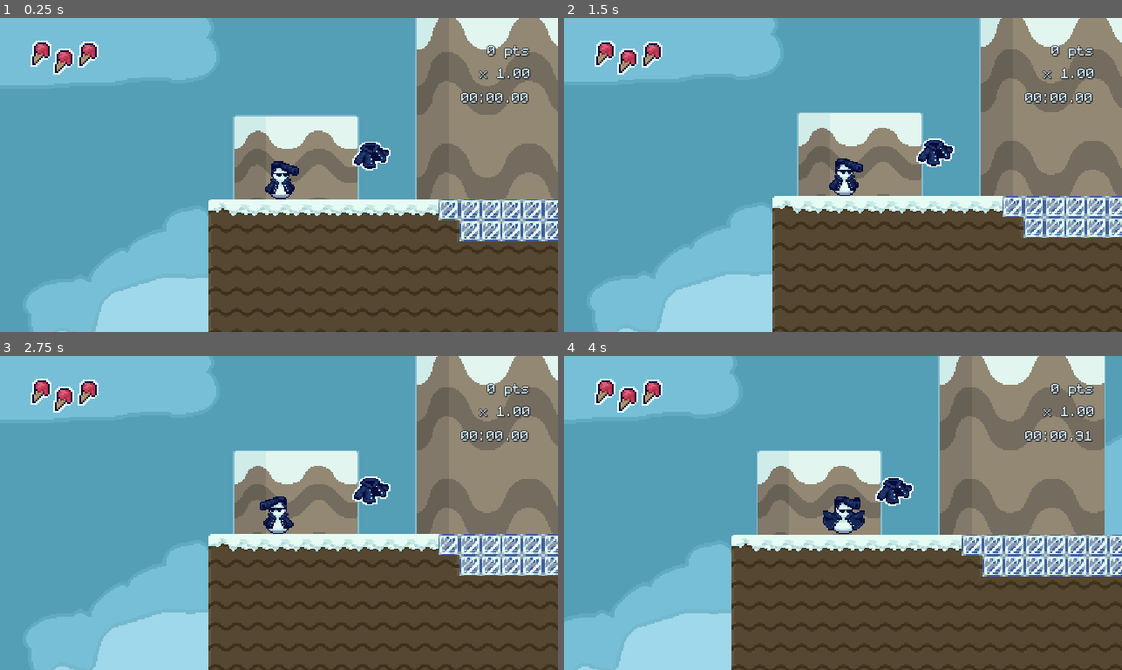
Above: before the commit, frames 1-4 (two rows, left to right).
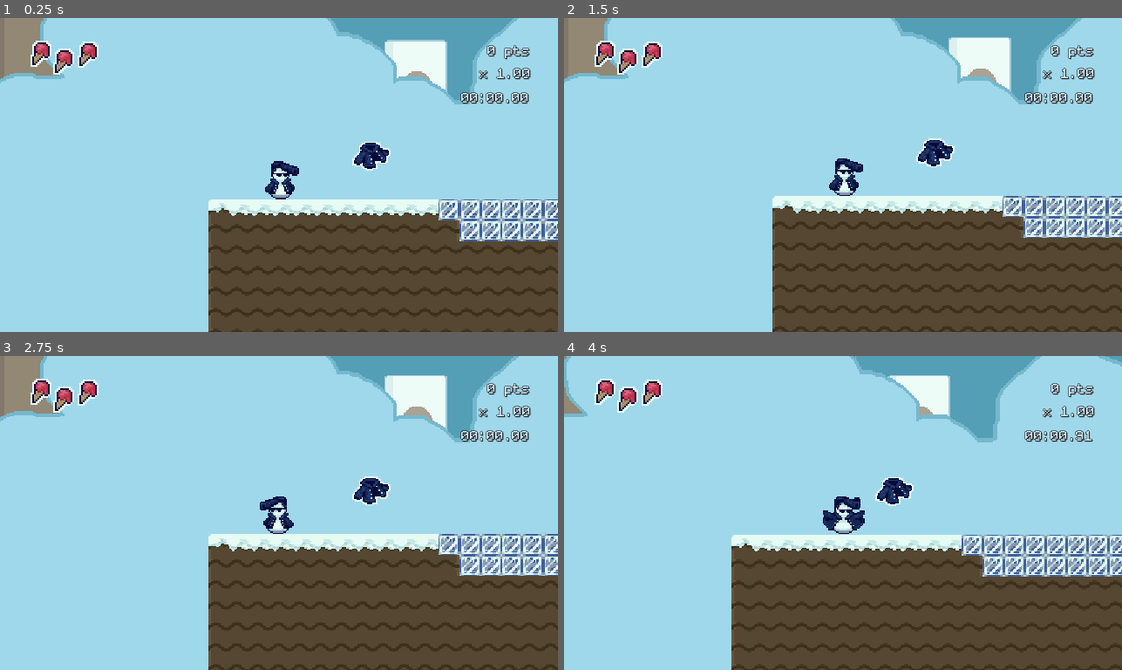
Above: after the commit, the same moments.

Repository: streebree/slickmode
Game: Godot game, scene res://scenes/areas/area3.tscn
Same seed, same stepped clock (60 frames per second), same inputs: the game is played once before the commit and once after it. This scene is started directly instead of the project's main scene.
Inputs (mouse positions are in pixels of both pictures, inside the frame that each line leads up to):
- Up to frame 1 (0.25 s): no input
- Up to frame 2 (1.5 s): tap Enter (start) at 0.5, 0.6 s; move the mouse to (965, 159) at 0.52 s; hold Right (ui_right) from 0.53 s (still down); click (965, 159) at 0.67 s; tap Z (double_jump) at 0.77 s; move the mouse to (731, 190) at 1.27 s; tap Shift (run) at 1.35 s
- Up to frame 3 (2.75 s): tap Z (double_jump) at 1.52 s; tap Enter (start) at 1.55, 2.1 s; move the mouse to (334, 443) at 2.02 s; release Right (ui_right) at 2.03 s; hold Left (ui_left) from 2.03 s (still down)
- Up to frame 4 (4 s): tap Space (ui_accept) at 2.75 s; move the mouse to (815, 575) at 2.77 s; release Left (ui_left) at 2.78 s; hold Right (ui_right) from 2.78 s (still down); tap F at 2.85 s; click (815, 575) at 2.92 s; tap Z (double_jump) at 3.02, 3.77 s; tap Enter (start) at 3.05, 3.6 s; move the mouse to (1010, 560) at 3.52 s

The runs differ from the first frame. In frame 1, 67% of the frame differs, in the area x 0-100%, y 0-100%; in frame 2, 66%; in frame 3, 66%; in frame 4, 63%.

Commit message:
Make him blink

Diff:
--- a/slick-game/scenes/areas/area3.tscn
+++ b/slick-game/scenes/areas/area3.tscn
@@ -250,6 +250,7 @@
 
 [node name="Middle" type="Parallax2D" parent="." unique_id=1511427124]
 z_index = -2
+scroll_scale = Vector2(0.5, 0)
 scroll_offset = Vector2(0, -32.7)
 repeat_size = Vector2(640, 0)
 repeat_times = 14
@@ -260,6 +261,7 @@
 
 [node name="Foreground" type="Parallax2D" parent="." unique_id=463207900]
 z_index = -1
+scroll_scale = Vector2(0.7, 0)
 scroll_offset = Vector2(0, -52.395)
 repeat_size = Vector2(640, 0)
 repeat_times = 11
@@ -269,6 +271,7 @@
 
 [node name="Foreground2" type="Parallax2D" parent="." unique_id=961184668]
 z_index = -1
+scroll_scale = Vector2(1, 0)
 repeat_size = Vector2(640, 0)
 repeat_times = 13
 
--- a/slick-game/scenes/areas/title_screen.tscn
+++ b/slick-game/scenes/areas/title_screen.tscn
@@ -10,6 +10,9 @@
 [ext_resource type="Script" uid="uid://bpnshjkr3kl6c" path="res://scenes/areas/title_screen_camera.gd" id="8_40twv"]
 [ext_resource type="FontFile" uid="uid://cm7k3bq0r3j0a" path="res://assets/monogram.ttf" id="8_mfb7h"]
 [ext_resource type="Texture2D" uid="uid://o0djwg5f6kfi" path="res://assets/art/spritesheets/snowman_sheet.png" id="10_q3w81"]
+[ext_resource type="Texture2D" uid="uid://c7jxrytp8kcju" path="res://assets/art/spritesheets/snowman_cool_sheet.png" id="11_th68q"]
+[ext_resource type="Texture2D" uid="uid://bbyv65qnjas40" path="res://assets/art/spritesheets/snowman_cool_change.png" id="12_xixil"]
+[ext_resource type="Texture2D" uid="uid://cvx1ecf0scy2n" path="res://assets/art/placeholder/yukidaruma.png" id="13_e20g2"]
 
 [sub_resource type="LabelSettings" id="LabelSettings_mfb7h"]
 font = ExtResource("8_mfb7h")
@@ -18,6 +21,557 @@
 [sub_resource type="LabelSettings" id="LabelSettings_q3w81"]
 font = ExtResource("8_mfb7h")
 font_size = 32
+
+[sub_resource type="AtlasTexture" id="AtlasTexture_iceyc"]
+atlas = ExtResource("11_th68q")
+region = Rect2(0, 360, 36, 36)
+
+[sub_resource type="AtlasTexture" id="AtlasTexture_1xaac"]
+atlas = ExtResource("11_th68q")
+region = Rect2(0, 0, 36, 36)
+
+[sub_resource type="AtlasTexture" id="AtlasTexture_shglo"]
+atlas = ExtResource("11_th68q")
+region = Rect2(36, 468, 36, 36)
+
+[sub_resource type="AtlasTexture" id="AtlasTexture_d4gqg"]
+atlas = ExtResource("11_th68q")
+region = Rect2(0, 468, 36, 36)
+
+[sub_resource type="AtlasTexture" id="AtlasTexture_jmonk"]
+atlas = ExtResource("11_th68q")
+region = Rect2(0, 72, 36, 36)
+
+[sub_resource type="AtlasTexture" id="AtlasTexture_i5wtt"]
+atlas = ExtResource("11_th68q")
+region = Rect2(36, 72, 36, 36)
+
+[sub_resource type="AtlasTexture" id="AtlasTexture_e8w5y"]
+atlas = ExtResource("11_th68q")
+region = Rect2(72, 72, 36, 36)
+
+[sub_resource type="AtlasTexture" id="AtlasTexture_dj3ss"]
+atlas = ExtResource("11_th68q")
+region = Rect2(72, 72, 36, 36)
+
+[sub_resource type="AtlasTexture" id="AtlasTexture_4kcj2"]
+atlas = ExtResource("11_th68q")
+region = Rect2(0, 72, 36, 36)
+
+[sub_resource type="AtlasTexture" id="AtlasTexture_adjbs"]
+atlas = ExtResource("11_th68q")
+region = Rect2(0, 216, 36, 36)
+
+[sub_resource type="AtlasTexture" id="AtlasTexture_1t6bi"]
+atlas = ExtResource("11_th68q")
+region = Rect2(36, 216, 36, 36)
+
+[sub_resource type="AtlasTexture" id="AtlasTexture_o35dk"]
+atlas = ExtResource("11_th68q")
+region = Rect2(0, 180, 36, 36)
+
+[sub_resource type="AtlasTexture" id="AtlasTexture_qcsst"]
+atlas = ExtResource("11_th68q")
+region = Rect2(36, 180, 36, 36)
+
+[sub_resource type="AtlasTexture" id="AtlasTexture_dnpdj"]
+atlas = ExtResource("11_th68q")
+region = Rect2(0, 324, 36, 36)
+
+[sub_resource type="AtlasTexture" id="AtlasTexture_mcque"]
+atlas = ExtResource("11_th68q")
+region = Rect2(0, 36, 36, 36)
+
+[sub_resource type="AtlasTexture" id="AtlasTexture_jip0d"]
+atlas = ExtResource("11_th68q")
+region = Rect2(36, 36, 36, 36)
+
+[sub_resource type="AtlasTexture" id="AtlasTexture_3dvxr"]
+atlas = ExtResource("11_th68q")
+region = Rect2(72, 36, 36, 36)
+
+[sub_resource type="AtlasTexture" id="AtlasTexture_f87p8"]
+atlas = ExtResource("11_th68q")
+region = Rect2(108, 36, 36, 36)
+
+[sub_resource type="AtlasTexture" id="AtlasTexture_gqdcg"]
+atlas = ExtResource("11_th68q")
+region = Rect2(0, 288, 36, 36)
+
+[sub_resource type="AtlasTexture" id="AtlasTexture_b2egc"]
+atlas = ExtResource("11_th68q")
+region = Rect2(36, 288, 36, 36)
+
+[sub_resource type="AtlasTexture" id="AtlasTexture_bwwku"]
+atlas = ExtResource("11_th68q")
+region = Rect2(72, 288, 36, 36)
+
+[sub_resource type="AtlasTexture" id="AtlasTexture_6smtr"]
+atlas = ExtResource("11_th68q")
+region = Rect2(108, 288, 36, 36)
+
+[sub_resource type="AtlasTexture" id="AtlasTexture_m6u7y"]
+atlas = ExtResource("11_th68q")
+region = Rect2(0, 144, 36, 36)
+
+[sub_resource type="AtlasTexture" id="AtlasTexture_3g7qv"]
+atlas = ExtResource("11_th68q")
+region = Rect2(36, 144, 36, 36)
+
+[sub_resource type="AtlasTexture" id="AtlasTexture_4hmm7"]
+atlas = ExtResource("11_th68q")
+region = Rect2(0, 252, 36, 36)
+
+[sub_resource type="AtlasTexture" id="AtlasTexture_1lr4u"]
+atlas = ExtResource("11_th68q")
+region = Rect2(36, 252, 36, 36)
+
+[sub_resource type="AtlasTexture" id="AtlasTexture_x65c6"]
+atlas = ExtResource("12_xixil")
+region = Rect2(0, 0, 36, 36)
+
+[sub_resource type="AtlasTexture" id="AtlasTexture_582s4"]
+atlas = ExtResource("12_xixil")
+region = Rect2(36, 0, 36, 36)
+
+[sub_resource type="AtlasTexture" id="AtlasTexture_lptss"]
+atlas = ExtResource("12_xixil")
+region = Rect2(72, 0, 36, 36)
+
+[sub_resource type="AtlasTexture" id="AtlasTexture_nc5c0"]
+atlas = ExtResource("12_xixil")
+region = Rect2(108, 0, 36, 36)
+
+[sub_resource type="AtlasTexture" id="AtlasTexture_jiagn"]
+atlas = ExtResource("12_xixil")
+region = Rect2(144, 0, 36, 36)
+
+[sub_resource type="AtlasTexture" id="AtlasTexture_whohs"]
+atlas = ExtResource("12_xixil")
+region = Rect2(180, 0, 36, 36)
+
+[sub_resource type="AtlasTexture" id="AtlasTexture_rxuqy"]
+atlas = ExtResource("12_xixil")
+region = Rect2(216, 0, 36, 36)
+
+[sub_resource type="AtlasTexture" id="AtlasTexture_o1g3c"]
+atlas = ExtResource("10_q3w81")
+region = Rect2(0, 360, 36, 36)
+
+[sub_resource type="AtlasTexture" id="AtlasTexture_3gxhq"]
+atlas = ExtResource("10_q3w81")
+region = Rect2(36, 360, 36, 36)
+
+[sub_resource type="AtlasTexture" id="AtlasTexture_v53y5"]
+atlas = ExtResource("10_q3w81")
+region = Rect2(72, 72, 36, 36)
+
+[sub_resource type="AtlasTexture" id="AtlasTexture_ksmda"]
+atlas = ExtResource("10_q3w81")
+region = Rect2(0, 36, 36, 36)
+
+[sub_resource type="AtlasTexture" id="AtlasTexture_eg3al"]
+atlas = ExtResource("10_q3w81")
+region = Rect2(36, 36, 36, 36)
+
+[sub_resource type="AtlasTexture" id="AtlasTexture_8t5k0"]
+atlas = ExtResource("10_q3w81")
+region = Rect2(0, 144, 36, 36)
+
+[sub_resource type="AtlasTexture" id="AtlasTexture_iulbc"]
+atlas = ExtResource("10_q3w81")
+region = Rect2(36, 144, 36, 36)
+
+[sub_resource type="AtlasTexture" id="AtlasTexture_no5s5"]
+atlas = ExtResource("10_q3w81")
+region = Rect2(72, 144, 36, 36)
+
+[sub_resource type="AtlasTexture" id="AtlasTexture_eq3t3"]
+atlas = ExtResource("10_q3w81")
+region = Rect2(0, 396, 36, 36)
+
+[sub_resource type="AtlasTexture" id="AtlasTexture_b8r2s"]
+atlas = ExtResource("10_q3w81")
+region = Rect2(0, 0, 36, 36)
+
+[sub_resource type="AtlasTexture" id="AtlasTexture_m1rry"]
+atlas = ExtResource("10_q3w81")
+region = Rect2(36, 0, 36, 36)
+
+[sub_resource type="AtlasTexture" id="AtlasTexture_gm00g"]
+atlas = ExtResource("10_q3w81")
+region = Rect2(0, 108, 36, 36)
+
+[sub_resource type="AtlasTexture" id="AtlasTexture_q720n"]
+atlas = ExtResource("10_q3w81")
+region = Rect2(36, 108, 36, 36)
+
+[sub_resource type="AtlasTexture" id="AtlasTexture_fmcf6"]
+atlas = ExtResource("10_q3w81")
+region = Rect2(0, 180, 36, 36)
+
+[sub_resource type="AtlasTexture" id="AtlasTexture_ia1kk"]
+atlas = ExtResource("10_q3w81")
+region = Rect2(36, 180, 36, 36)
+
+[sub_resource type="AtlasTexture" id="AtlasTexture_2huu6"]
+atlas = ExtResource("10_q3w81")
+region = Rect2(0, 72, 36, 36)
+
+[sub_resource type="AtlasTexture" id="AtlasTexture_o787p"]
+atlas = ExtResource("10_q3w81")
+region = Rect2(36, 72, 36, 36)
+
+[sub_resource type="AtlasTexture" id="AtlasTexture_ww1yi"]
+atlas = ExtResource("10_q3w81")
+region = Rect2(72, 72, 36, 36)
+
+[sub_resource type="AtlasTexture" id="AtlasTexture_bge8t"]
+atlas = ExtResource("10_q3w81")
+region = Rect2(0, 288, 36, 36)
+
+[sub_resource type="AtlasTexture" id="AtlasTexture_v8rkd"]
+atlas = ExtResource("10_q3w81")
+region = Rect2(36, 288, 36, 36)
+
+[sub_resource type="AtlasTexture" id="AtlasTexture_1ase0"]
+atlas = ExtResource("10_q3w81")
+region = Rect2(72, 216, 36, 36)
+
+[sub_resource type="AtlasTexture" id="AtlasTexture_2hlvi"]
+atlas = ExtResource("10_q3w81")
+region = Rect2(0, 252, 36, 36)
+
+[sub_resource type="AtlasTexture" id="AtlasTexture_lf8rg"]
+atlas = ExtResource("10_q3w81")
+region = Rect2(0, 324, 36, 36)
+
+[sub_resource type="AtlasTexture" id="AtlasTexture_s56ut"]
+atlas = ExtResource("10_q3w81")
+region = Rect2(36, 324, 36, 36)
+
+[sub_resource type="AtlasTexture" id="AtlasTexture_qk121"]
+atlas = ExtResource("10_q3w81")
+region = Rect2(72, 324, 36, 36)
+
+[sub_resource type="AtlasTexture" id="AtlasTexture_ubh7i"]
+atlas = ExtResource("10_q3w81")
+region = Rect2(0, 216, 36, 36)
+
+[sub_resource type="AtlasTexture" id="AtlasTexture_4xwc0"]
+atlas = ExtResource("10_q3w81")
+region = Rect2(36, 216, 36, 36)
+
+[sub_resource type="SpriteFrames" id="SpriteFrames_qqkxj"]
+animations = [{
+"frames": [{
+"duration": 1.0,
+"texture": SubResource("AtlasTexture_iceyc")
+}],
+"loop": false,
+"name": &"cool_close_jacket",
+"speed": 10.0
+}, {
+"frames": [{
+"duration": 1.0,
+"texture": SubResource("AtlasTexture_1xaac")
+}, {
+"duration": 1.0,
+"texture": SubResource("AtlasTexture_shglo")
+}, {
+"duration": 1.0,
+"texture": SubResource("AtlasTexture_d4gqg")
+}],
+"loop": false,
+"name": &"cool_dash",
+"speed": 10.0
+}, {
+"frames": [{
+"duration": 1.0,
+"texture": SubResource("AtlasTexture_jmonk")
+}, {
+"duration": 1.0,
+"texture": SubResource("AtlasTexture_i5wtt")
+}, {
+"duration": 1.0,
+"texture": SubResource("AtlasTexture_e8w5y")
+}],
+"loop": false,
+"name": &"cool_duck",
+"speed": 10.0
+}, {
+"frames": [{
+"duration": 1.0,
+"texture": SubResource("AtlasTexture_dj3ss")
+}, {
+"duration": 1.0,
+"texture": SubResource("AtlasTexture_4kcj2")
+}],
+"loop": false,
+"name": &"cool_duck_backwards",
+"speed": 10.0
+}, {
+"frames": [{
+"duration": 1.0,
+"texture": SubResource("AtlasTexture_adjbs")
+}, {
+"duration": 1.0,
+"texture": SubResource("AtlasTexture_1t6bi")
+}],
+"loop": true,
+"name": &"cool_falling",
+"speed": 10.0
+}, {
+"frames": [{
+"duration": 1.0,
+"texture": SubResource("AtlasTexture_o35dk")
+}, {
+"duration": 1.0,
+"texture": SubResource("AtlasTexture_qcsst")
+}],
+"loop": false,
+"name": &"cool_falling_start",
+"speed": 10.0
+}, {
+"frames": [{
+"duration": 1.0,
+"texture": SubResource("AtlasTexture_dnpdj")
+}],
+"loop": false,
+"name": &"cool_hover",
+"speed": 10.0
+}, {
+"frames": [{
+"duration": 18.0,
+"texture": SubResource("AtlasTexture_mcque")
+}, {
+"duration": 1.0,
+"texture": SubResource("AtlasTexture_jip0d")
+}, {
+"duration": 1.0,
+"texture": SubResource("AtlasTexture_3dvxr")
+}, {
+"duration": 1.0,
+"texture": SubResource("AtlasTexture_f87p8")
+}],
+"loop": true,
+"name": &"cool_idle",
+"speed": 10.0
+}, {
+"frames": [{
+"duration": 0.9,
+"texture": SubResource("AtlasTexture_gqdcg")
+}, {
+"duration": 0.9,
+"texture": SubResource("AtlasTexture_b2egc")
+}, {
+"duration": 1.0,
+"texture": SubResource("AtlasTexture_bwwku")
+}, {
+"duration": 1.0,
+"texture": SubResource("AtlasTexture_6smtr")
+}],
+"loop": false,
+"name": &"cool_jacket_startup",
+"speed": 10.0
+}, {
+"frames": [{
+"duration": 1.0,
+"texture": SubResource("AtlasTexture_m6u7y")
+}, {
+"duration": 1.0,
+"texture": SubResource("AtlasTexture_3g7qv")
+}],
+"loop": false,
+"name": &"cool_jump",
+"speed": 10.0
+}, {
+"frames": [{
+"duration": 1.0,
+"texture": SubResource("AtlasTexture_4hmm7")
+}, {
+"duration": 1.0,
+"texture": SubResource("AtlasTexture_1lr4u")
+}],
+"loop": false,
+"name": &"cool_landing",
+"speed": 10.0
+}, {
+"frames": [{
+"duration": 1.0,
+"texture": SubResource("AtlasTexture_x65c6")
+}, {
+"duration": 1.0,
+"texture": SubResource("AtlasTexture_582s4")
+}, {
+"duration": 1.0,
+"texture": SubResource("AtlasTexture_lptss")
+}, {
+"duration": 1.0,
+"texture": SubResource("AtlasTexture_nc5c0")
+}, {
+"duration": 1.0,
+"texture": SubResource("AtlasTexture_jiagn")
+}, {
+"duration": 1.0,
+"texture": SubResource("AtlasTexture_whohs")
+}, {
+"duration": 1.0,
+"texture": SubResource("AtlasTexture_rxuqy")
+}],
+"loop": false,
+"name": &"cool_transform",
+"speed": 10.0
+}, {
+"frames": [{
+"duration": 1.0,
+"texture": SubResource("AtlasTexture_o1g3c")
+}, {
+"duration": 1.0,
+"texture": SubResource("AtlasTexture_3gxhq")
+}, {
+"duration": 1.0,
+"texture": SubResource("AtlasTexture_v53y5")
+}],
+"loop": false,
+"name": &"dash",
+"speed": 10.0
+}, {
+"frames": [{
+"duration": 1.0,
+"texture": ExtResource("13_e20g2")
+}],
+"loop": true,
+"name": &"default",
+"speed": 5.0
+}, {
+"frames": [{
+"duration": 1.0,
+"texture": SubResource("AtlasTexture_ksmda")
+}, {
+"duration": 1.0,
+"texture": SubResource("AtlasTexture_eg3al")
+}],
+"loop": false,
+"name": &"duck",
+"speed": 10.0
+}, {
+"frames": [{
+"duration": 1.0,
+"texture": SubResource("AtlasTexture_8t5k0")
+}, {
+"duration": 1.0,
+"texture": SubResource("AtlasTexture_iulbc")
+}, {
+"duration": 1.0,
+"texture": SubResource("AtlasTexture_no5s5")
+}],
+"loop": false,
+"name": &"falling",
+"speed": 10.0
+}, {
+"frames": [{
+"duration": 1.0,
+"texture": SubResource("AtlasTexture_eq3t3")
+}],
+"loop": false,
+"name": &"hurt",
+"speed": 10.0
+}, {
+"frames": [{
+"duration": 10.0,
+"texture": SubResource("AtlasTexture_b8r2s")
+}, {
+"duration": 1.0,
+"texture": SubResource("AtlasTexture_m1rry")
+}],
+"loop": true,
+"name": &"idle",
+"speed": 10.0
+}, {
+"frames": [{
+"duration": 1.0,
+"texture": SubResource("AtlasTexture_gm00g")
+}, {
+"duration": 1.0,
+"texture": SubResource("AtlasTexture_q720n")
+}],
+"loop": false,
+"name": &"jump",
+"speed": 10.0
+}, {
+"frames": [{
+"duration": 1.0,
+"texture": SubResource("AtlasTexture_fmcf6")
+}, {
+"duration": 1.0,
+"texture": SubResource("AtlasTexture_ia1kk")
+}],
+"loop": false,
+"name": &"landing",
+"speed": 10.0
+}, {
+"frames": [{
+"duration": 1.0,
+"texture": SubResource("AtlasTexture_2huu6")
+}, {
+"duration": 1.0,
+"texture": SubResource("AtlasTexture_o787p")
+}, {
+"duration": 1.0,
+"texture": SubResource("AtlasTexture_ww1yi")
+}],
+"loop": false,
+"name": &"lean",
+"speed": 10.0
+}, {
+"frames": [{
+"duration": 1.0,
+"texture": SubResource("AtlasTexture_bge8t")
+}, {
+"duration": 1.0,
+"texture": SubResource("AtlasTexture_v8rkd")
+}],
+"loop": false,
+"name": &"scarf_hit",
+"speed": 10.0
+}, {
+"frames": [{
+"duration": 1.0,
+"texture": SubResource("AtlasTexture_1ase0")
+}, {
+"duration": 1.0,
+"texture": SubResource("AtlasTexture_2hlvi")
+}],
+"loop": false,
+"name": &"scarf_idle",
+"speed": 10.0
+}, {
+"frames": [{
+"duration": 1.0,
+"texture": SubResource("AtlasTexture_lf8rg")
+}, {
+"duration": 1.0,
+"texture": SubResource("AtlasTexture_s56ut")
+}, {
+"duration": 1.0,
+"texture": SubResource("AtlasTexture_qk121")
+}],
+"loop": false,
+"name": &"scarf_return",
+"speed": 10.0
+}, {
+"frames": [{
+"duration": 0.6,
+"texture": SubResource("AtlasTexture_ubh7i")
+}, {
+"duration": 0.6,
+"texture": SubResource("AtlasTexture_4xwc0")
+}],
+"loop": false,
+"name": &"scarf_startup",
+"speed": 10.0
+}]
 
 [node name="Node2D2" type="Node2D" unique_id=1625689784]
 script = ExtResource("1_q3w81")
@@ -81,6 +635,7 @@
 script = ExtResource("8_40twv")
 
 [node name="Sprite2D" type="Sprite2D" parent="." unique_id=550703905]
+visible = false
 position = Vector2(-163, 34)
 scale = Vector2(4.953, 5)
 texture = ExtResource("10_q3w81")
@@ -102,3 +657,50 @@
 offset_bottom = 99.0
 text = "Press Start/Enter"
 label_settings = SubResource("LabelSettings_q3w81")
+
+[node name="AnimatedSprite2D" type="AnimatedSprite2D" parent="." unique_id=111477794]
+position = Vector2(-172, 30)
+scale = Vector2(5, 5)
+sprite_frames = SubResource("SpriteFrames_qqkxj")
+animation = &"idle"
+autoplay = "idle"
+
+[node name="SpriteMarker" type="Marker2D" parent="AnimatedSprite2D" unique_id=1530786223]
+visible = false
+position = Vector2(0, -1)
+
+[node name="FarCastBody" type="RayCast2D" parent="AnimatedSprite2D" unique_id=1274675393]
+visible = false
+position = Vector2(0, 16)
+target_position = Vector2(74, 0)
+collision_mask = 20
+
+[node name="ShortCastBody" type="RayCast2D" parent="AnimatedSprite2D" unique_id=1351122457]
+visible = false
+position = Vector2(0, 16)
+target_position = Vector2(24, 0)
+collision_mask = 20
+
+[node name="FarCastHead" type="RayCast2D" parent="AnimatedSprite2D" unique_id=1483346064]
+visible = false
+position = Vector2(0, -6)
+target_position = Vector2(74, 0)
+collision_mask = 20
+
+[node name="ShortCastHead" type="RayCast2D" parent="AnimatedSprite2D" unique_id=1802902299]
+visible = false
+position = Vector2(0, -6)
+target_position = Vector2(24, 0)
+collision_mask = 20
+
+[node name="FarCastScarf" type="RayCast2D" parent="AnimatedSprite2D" unique_id=1526216983]
+visible = false
+position = Vector2(0, 4)
+target_position = Vector2(74, 0)
+collision_mask = 20
+
+[node name="ShortCastScarf" type="RayCast2D" parent="AnimatedSprite2D" unique_id=1941792378]
+visible = false
+position = Vector2(0, 4)
+target_position = Vector2(24, 0)
+collision_mask = 20
